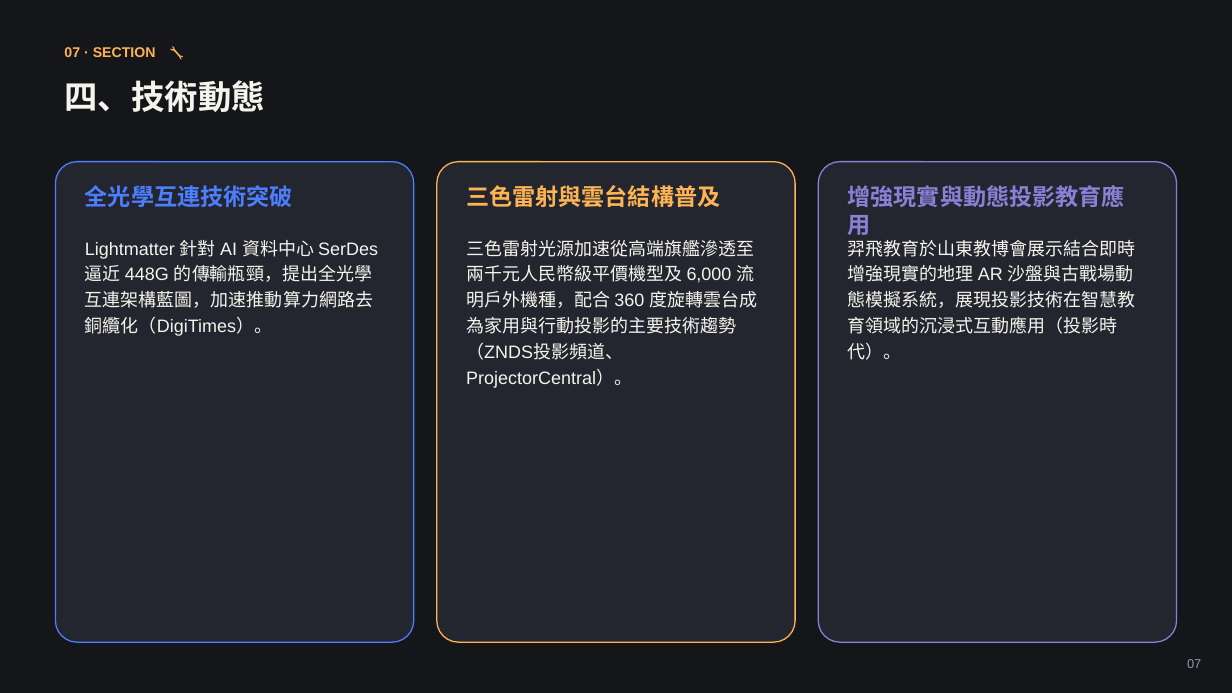
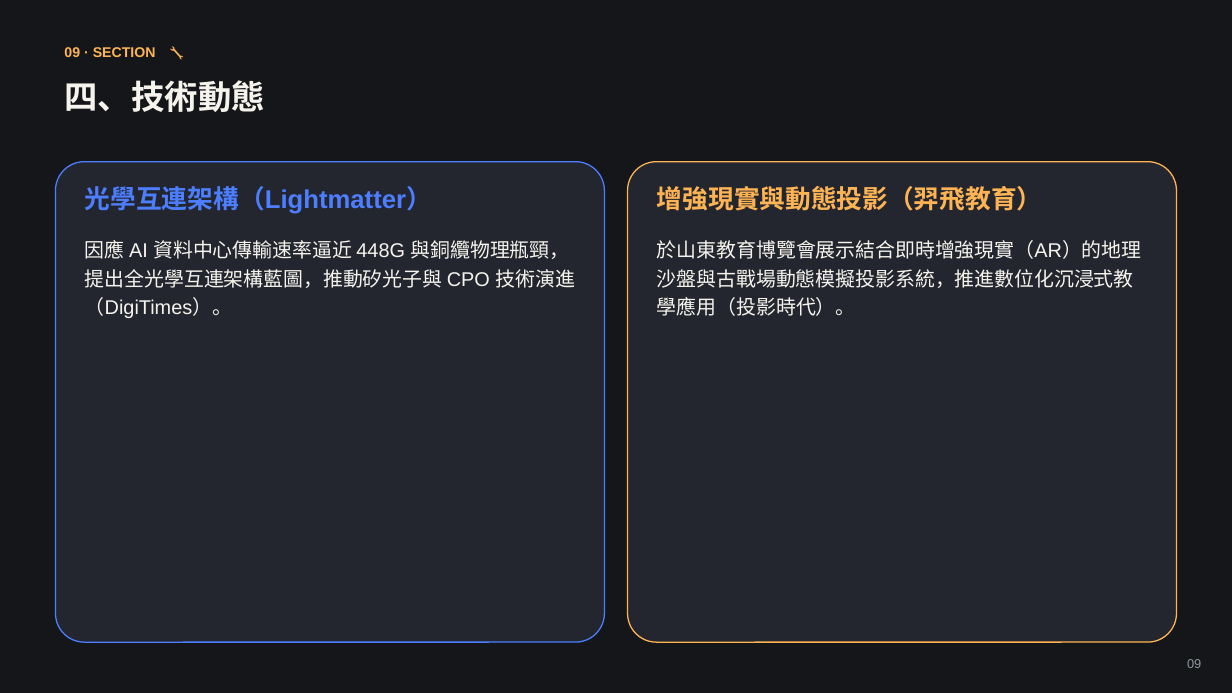
Before and after one commit to coffee30233-gif/Project-Insight, a slide deck: slide 9 of data/reports/2026-08.pptx (slide 7 before the commit). Drawn at 1232x693 pixels with LibreOffice and Linux fonts; fonts in the diff are those of the drawing. Boxes give left, top, right and bottom in pixels: in the first picture for what was removed or moved away, otherwise in the second. Text is boxed around its words. In the diff, an @@ line names an element or a change of style, - is before the commit and + after.

```diff
--- a/data/reports/2026-08.pptx
+++ b/data/reports/2026-08.pptx
@@ text at box(64, 47, 156, 57): text changed @@
-07 · SECTION 🔧
+09 · SECTION 🔧
@@ rounded rectangle: place and size @@
-rounded rectangle at box(55, 162, 414, 642)
+rounded rectangle at box(55, 162, 604, 642)
@@ rounded rectangle: place and size @@
-rounded rectangle at box(437, 162, 796, 642)
+rounded rectangle at box(628, 162, 1177, 642)
@@ rounded rectangle removed at box(819, 162, 1177, 642) @@
@@ text at box(85, 186, 432, 214): text changed; size 18 to 20 pt @@
-全光學互連技術突破
+光學互連架構（Lightmatter）
@@ text removed at box(466, 185, 720, 207) @@
-三色雷射與雲台結構普及
@@ text at box(657, 186, 1043, 211): text changed; size 18 to 20 pt; text colour #8B7FD6 to #FFB454 @@
-增強現實與動態投影教育應用
+增強現實與動態投影（羿飛教育）
@@ text at box(85, 240, 575, 318): text changed; size 14 to 15.5 pt @@
-Lightmatter 針對 AI 資料中心 SerDes 逼近 448G 的傳輸瓶頸，提出全光學互連架構藍圖，加速推動算力網路去銅纜化（DigiTimes）。
+因應 AI 資料中心傳輸速率逼近 448G 與銅纜物理瓶頸，提出全光學互連架構藍圖，推動矽光子與 CPO 技術演進（DigiTimes）。
@@ text removed at box(466, 240, 757, 388) @@
-三色雷射光源加速從高端旗艦滲透至兩千元人民幣級平價機型及 6,000 流明戶外機種，配合 360 度旋轉雲台成為家用與行動投影的主要技術趨勢（ZNDS投影頻道、ProjectorCentral）。
@@ text at box(657, 240, 1142, 316): text changed; size 14 to 15.5 pt @@
-羿飛教育於山東教博會展示結合即時增強現實的地理 AR 沙盤與古戰場動態模擬系統，展現投影技術在智慧教育領域的沉浸式互動應用（投影時代）。
+於山東教育博覽會展示結合即時增強現實（AR）的地理沙盤與古戰場動態模擬投影系統，推進數位化沉浸式教學應用（投影時代）。
@@ text at box(1187, 659, 1201, 668): text changed @@
-07
+09
```
Also in this commit, not shown: 8 other slides changed, 3 slides added, 1 slide removed, 8 other files.
